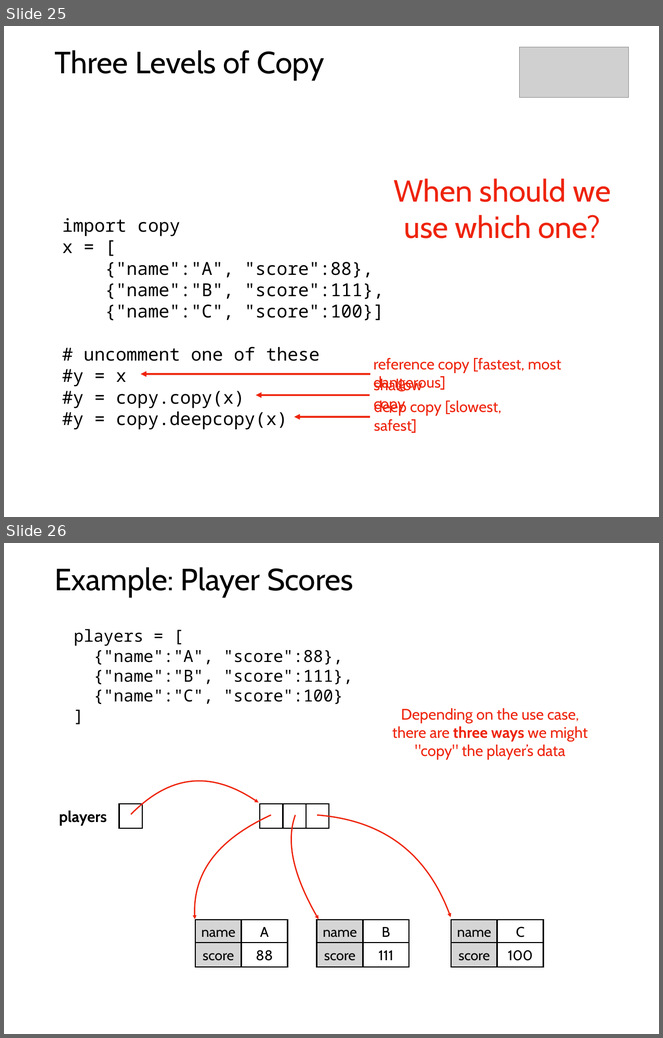
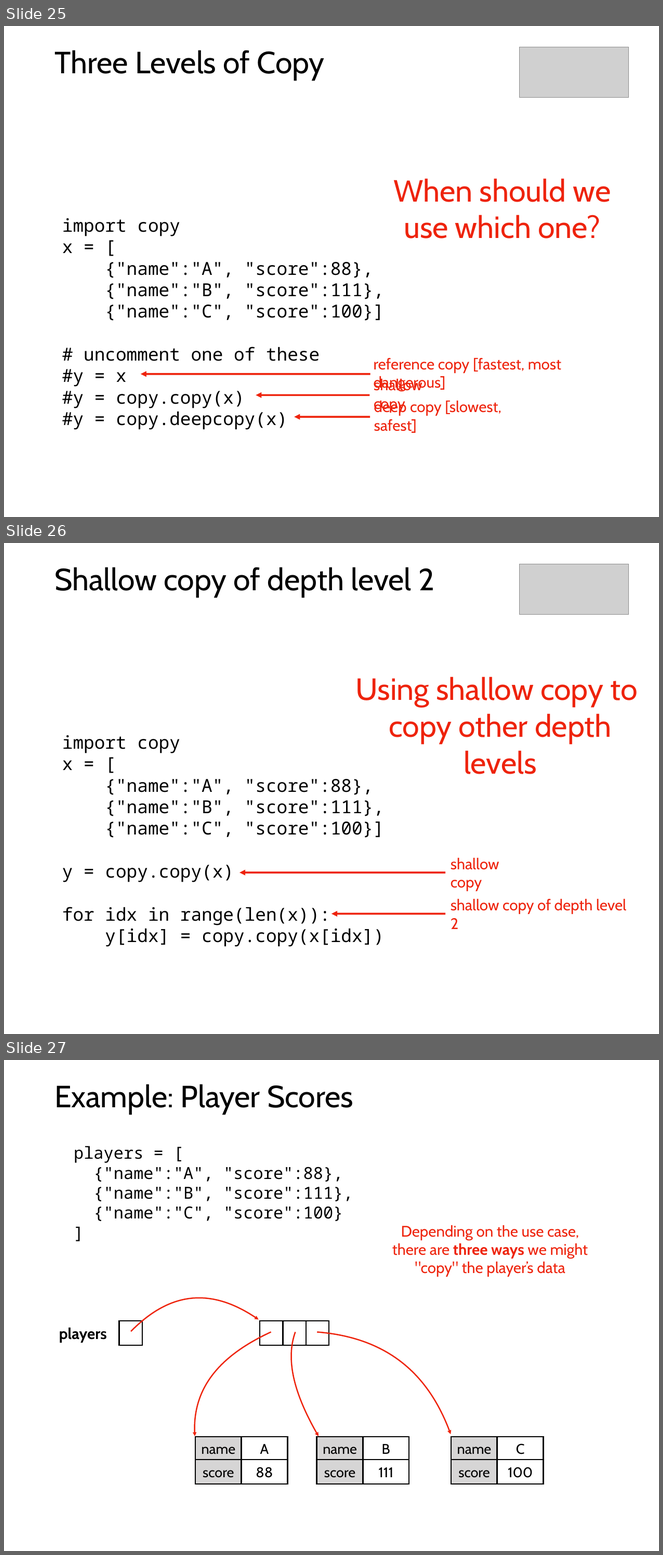
Before and after one commit to tylerharter/caraza-harter-com, a slide deck: tyler/meena/cs220/f20/materials/lec_21_F20.pptx. Shown one above the other, each under a label of ours: slides 25 and 26 before the commit, slides 25, 26 and 27 after it. The pictures are 663x1038 and 663x1555 pixels, drawn with LibreOffice and Linux fonts; fonts in the diff are those of the drawing; grey boxes stand for pictures. Boxes give left, top, right and bottom in pixels: in the first picture for what was removed or moved away, otherwise in the second. Text is boxed around its words. In the diff, an @@ line names an element or a change of style, - is before the commit and + after.

Commit message:
Updating lec 21 slide deck

```diff
--- a/tyler/meena/cs220/f20/materials/lec_21_F20.pptx
+++ b/tyler/meena/cs220/f20/materials/lec_21_F20.pptx
@@ slide 26 added at box(4, 543, 659, 1034), background #FFFFFF @@
@@ title added at box(54, 567, 435, 598), 48 pt, text #000000 @@
+Shallow copy of depth level 2
@@ picture added at box(520, 564, 629, 614) @@
@@ text added at box(356, 677, 637, 774), 48 pt, text #EE230C @@
+Using shallow copy to
+copy other depth levels
@@ text added at box(62, 735, 384, 947), 28 pt, text #000000 @@
+          import copy
+          x = [
+          {"name":"A", "score":88},
+          {"name":"B", "score":111},
+          {"name":"C", "score":100}]
+          y = copy.copy(x)
+          for idx in range(len(x)):
+          y[idx] = copy.copy(x[idx])
@@ text added at box(451, 858, 500, 891), 24 pt, text #EE230C @@
+shallow copy
@@ arrow added from (445, 873) to (240, 873), #EE230C 3 pt @@
@@ text added at box(451, 899, 626, 929), 24 pt, text #EE230C @@
+shallow copy of depth level 2
@@ arrow added from (445, 914) to (332, 914), #EE230C 3 pt @@
@@ what was slide 26 is now slide 27 @@
```
Also in this commit, not shown: 1 other file.
